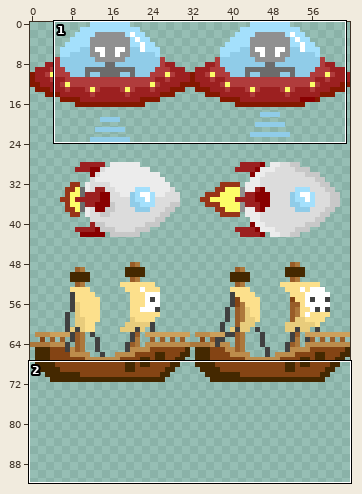
Sprite sheet: src/graphics/ships.png. Above: a wide view before the commit, with the close-up outlined.
Close-up. As it was:
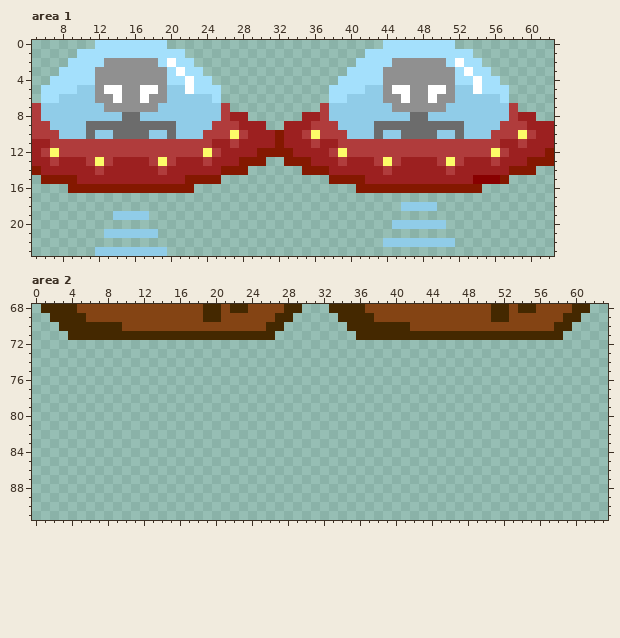
The file is 64x192 pixels. Shown: area 1: x 5..62, y 0..23; area 2: x 0..63, y 68..91. The wide view leaves out empty margins.
After the commit:
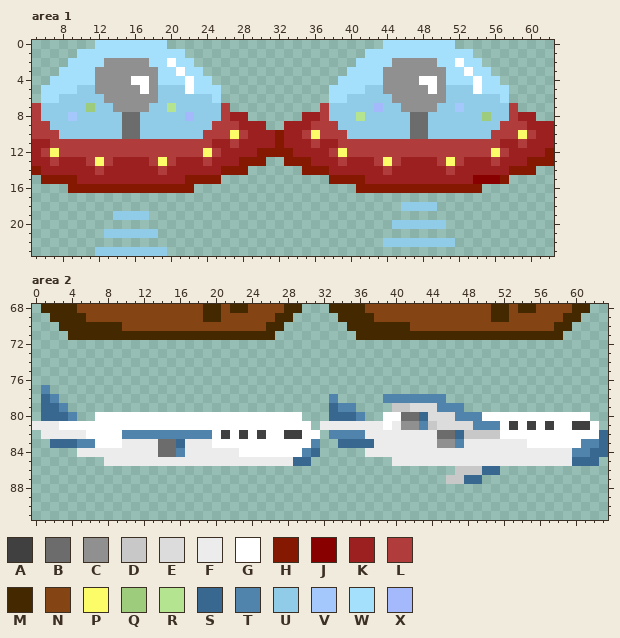
Palette (. is transparent): A #404040  B #6c6c6c  C #909090  D #c8c8c8  E #dcdcdc  F #ececec  G #ffffff  H #841800  J #880000  K #9c2020  L #b03c3c  M #442800  N #844414  P #fcfc68  Q #9ccc7c  R #b4e490  S #386890  T #5084ac  U #90cce8  V #a4c8fc  W #a4e0fc  X #a4b8fc
Commit: Finished Ship 4 Airplane
The edit:
Area 1:
The author changed colour G to colour C in row 5 at x 13 to 14, 18, 45 to 46 and 50; in row 6 at x 14, 17, 46 and 49.
The author changed colour C to colour G in row 4 at x 16 to 17 and 48 to 49.
The author changed colour U to colour Q in row 7 at x 11; in row 8 at x 55.
The author changed colour U to colour R in row 7 at x 20; in row 8 at x 41.
The author changed colour B to colour U in row 9 at x 11 to 14, 17 to 20, 43 to 46 and 49 to 52; in row 10 at x 11, 14, 17, 20, 43, 46, 49 and 52.
The author changed colour C to colour U in row 5 at x 19 and 51; in row 6 at x 12, 19, 44 and 51; in row 7 at x 13, 18, 45 and 50.
The author changed colour U to colour V in row 7 at x 52; in row 8 at x 9.
The author changed colour C to colour W in row 2 at x 18 and 50; in rows 3 to 4 at x 19 and 51.
The author changed colour U to colour X in row 7 at x 43; in row 8 at x 22.
Area 2:
Colour A now appears in row 81 at x 53, 55, 57 and 60 to 61; in row 82 at x 21, 23, 25 and 28 to 29.
Colour B now appears in row 80 at x 41 to 42; in row 82 at x 45 to 46; in rows 83 to 84 at x 14 to 15.
Colour C now appears in row 81 at x 41 to 42; in row 83 at x 45 to 46.
Colour D now appears in row 79 at x 40 to 41; in row 81 at x 44; in row 82 at x 48 to 51; in row 86 at x 47 to 49; in row 87 at x 46 to 47.
Colour E now appears in row 79 at x 42 to 44; in row 80 at x 44 to 46; in row 81 at x 45 to 48.
Colour F now appears in row 81 at x 0 to 2, 32 to 38 and 40; in row 82 at x 1 to 5 and 37 to 44; in row 83 at x 10 to 13, 17 to 19, 38 to 44 and 48 to 54; in row 84 at x 5 to 13, 17 to 22 and 37 to 59; in row 85 at x 8 to 28 and 40 to 59.
Colour G now appears in row 80 at x 7 to 29, 39 to 40 and 50 to 61; in row 81 at x 3 to 30, 39, 52, 54, 56, 58 to 59 and 62; in row 82 at x 6 to 9, 20, 22, 24, 26 to 27, 30 to 31 and 52 to 62; in row 83 at x 7 to 9, 20 to 30 and 55 to 60; in row 84 at x 23 to 29.
Colour S now appears in row 78 at x 1; in row 79 at x 1 to 2 and 33; in row 80 at x 1 to 3, 33 to 35 and 43; in row 82 at x 47 and 63; in row 83 at x 2 to 4, 16, 34 to 37 and 63; in row 84 at x 31 and 62 to 63.
Colour S now appears in row 85 at x 29 to 30 and 60 to 62; in row 86 at x 50 to 51; in row 87 at x 48 to 49.
Colour T now appears in row 77 at x 1; in row 78 at x 2, 33 and 39 to 45; in row 79 at x 3, 34 to 35 and 45 to 47; in row 80 at x 4, 36 and 47 to 49; in row 81 at x 43 and 49 to 51; in row 82 at x 10 to 19 and 33 to 36.
Colour T now appears in row 83 at x 5 to 6, 31, 47 and 61 to 62; in row 84 at x 16, 30 and 60 to 61.
